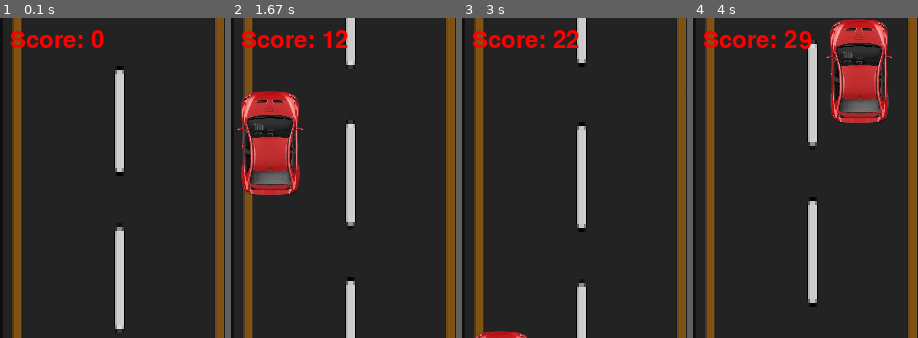
Above: before the commit, frames 1-4 (left to right).
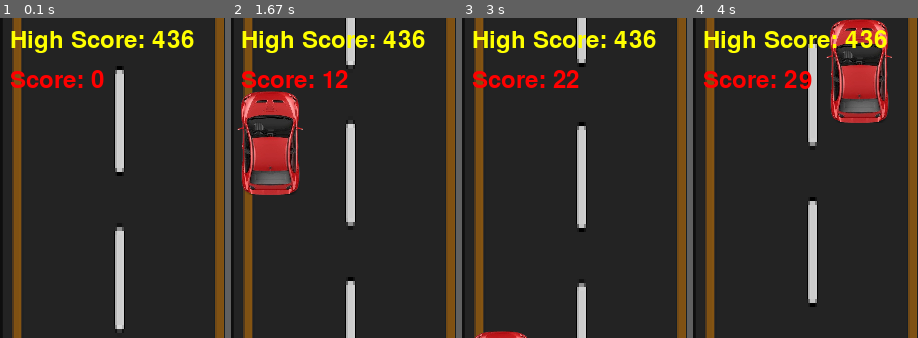
Above: after the commit, the same moments.

Repository: Ryan-Coding/Motorcycle_Pygame
Game: pygame game, started from motorcycle_dodge.py
The game is run twice, just before and just after one commit, with the same random seed, the same clock (stepped at 60 frames per second) and the same inputs.
Inputs:
- Up to frame 1 (0.1 s): no input
- Up to frame 2 (1.67 s): hold Right 0.33-0.8 s; hold Right 0.88-1.35 s; hold Left from 1.38 s (still down)
- Up to frame 3 (3 s): release Left at 1.92 s; hold Left 1.95-2.35 s; hold Right from 2.38 s (still down)
- Up to frame 4 (4 s): release Right at 3.02 s; hold Left 3.05-3.52 s; hold Right from 3.55 s (still down)
The pictures show only the part of the screen within x 0-50%, y 0-50%; the shares and areas given below are measured in that part.

The runs differ from the first frame. In frame 1, 3.8% of the frame differs, in the area x 4-87%, y 3-22%; in frame 2, 3.9%; in frame 3, 4.1%; in frame 4, 4.1%, in the area x 4-87%, y 3-23%.

Commit message:
Game has scoreboard and better game over screen

Diff:
--- /dev/null
+++ b/high_score.json
@@ -0,0 +1 @@
+{"scores": [{"score": 436, "name": "RYAN"}, {"score": 426, "name": "Ryan"}, {"score": 411, "name": "Player"}]}
--- a/motorcycle_dodge.py
+++ b/motorcycle_dodge.py
@@ -2,6 +2,7 @@
 import random
 import sys
 import os
+import json
 
 # Initialize Pygame
 pygame.init()
@@ -45,6 +46,123 @@
 score = 0
 font = pygame.font.SysFont(None, 36)
 score_counter = 0  # Counter for slower score increment
+
+# High score system
+HIGH_SCORE_FILE = "high_score.json"
+
+def load_high_scores():
+    try:
+        with open(HIGH_SCORE_FILE, 'r') as f:
+            data = json.load(f)
+            # Handle both old format (just scores) and new format (scores with names)
+            scores_data = data.get('scores', [])
+            if scores_data and isinstance(scores_data[0], dict):
+                # New format: list of dictionaries with 'score' and 'name'
+                return scores_data
+            else:
+                # Old format: just list of scores, convert to new format
+                return [{'score': score, 'name': 'Player'} for score in scores_data]
+    except (FileNotFoundError, json.JSONDecodeError):
+        return []
+
+def save_high_scores(scores):
+    with open(HIGH_SCORE_FILE, 'w') as f:
+        json.dump({'scores': scores}, f)
+
+def get_player_name(score):
+    """Get player name input for top 3 scores"""
+    # Create a simple text input screen
+    input_screen = pygame.display.set_mode((WIDTH, HEIGHT))
+    pygame.display.set_caption("Enter Your Name")
+
+    name = ""
+    input_active = True
+    clock = pygame.time.Clock()
+
+    while input_active:
+        for event in pygame.event.get():
+            if event.type == pygame.QUIT:
+                return "Player"
+            elif event.type == pygame.KEYDOWN:
+                if event.key == pygame.K_RETURN:
+                    if name.strip():  # Only accept if name is not empty
+                        return name.strip()
+                elif event.key == pygame.K_BACKSPACE:
+                    name = name[:-1]
+                elif event.key == pygame.K_ESCAPE:
+                    return "Player"
+                elif len(name) < 12:  # Limit name length
+                    # Only allow letters, numbers, and spaces
+                    if event.unicode.isalnum() or event.unicode == ' ':
+                        name += event.unicode
+
+        # Draw input screen
+        input_screen.fill((0, 0, 0))
+
+        # Draw background road
+        input_screen.blit(road_img, (0, 0))
+
+        # Draw title
+        title_font = pygame.font.SysFont(None, 48)
+        title_surface = title_font.render("NEW HIGH SCORE!", True, (255, 255, 0))
+        title_rect = title_surface.get_rect(center=(WIDTH // 2, HEIGHT // 2 - 100))
+        input_screen.blit(title_surface, title_rect)
+
+        # Draw score
+        score_font = pygame.font.SysFont(None, 36)
+        score_surface = score_font.render(f"Score: {score}", True, (255, 255, 255))
+        score_rect = score_surface.get_rect(center=(WIDTH // 2, HEIGHT // 2 - 50))
+        input_screen.blit(score_surface, score_rect)
+
+        # Draw input prompt
+        prompt_font = pygame.font.SysFont(None, 32)
+        prompt_surface = prompt_font.render("Enter your name:", True, (255, 255, 255))
+        prompt_rect = prompt_surface.get_rect(center=(WIDTH // 2, HEIGHT // 2))
+        input_screen.blit(prompt_surface, prompt_rect)
+
+        # Draw name input box
+        input_font = pygame.font.SysFont(None, 40)
+        input_surface = input_font.render(name + "|", True, (255, 255, 255))
+        input_rect = input_surface.get_rect(center=(WIDTH // 2, HEIGHT // 2 + 40))
+        input_screen.blit(input_surface, input_rect)
+
+        # Draw instructions
+        instruction_font = pygame.font.SysFont(None, 24)
+        instruction1 = instruction_font.render("Press ENTER to save", True, (200, 200, 200))
+        instruction2 = instruction_font.render("Press ESC to skip", True, (200, 200, 200))
+        inst1_rect = instruction1.get_rect(center=(WIDTH // 2, HEIGHT // 2 + 80))
+        inst2_rect = instruction2.get_rect(center=(WIDTH // 2, HEIGHT // 2 + 100))
+        input_screen.blit(instruction1, inst1_rect)
+        input_screen.blit(instruction2, inst2_rect)
+
+        pygame.display.flip()
+        clock.tick(60)
+
+    return "Player"
+
+def add_score_to_leaderboard(score):
+    scores = load_high_scores()
+
+    # Check if this score qualifies for top 3
+    score_values = [entry['score'] for entry in scores]
+    is_top_3 = len(scores) < 3 or score > min(score_values)
+
+    if is_top_3:
+        # Get player name
+        player_name = get_player_name(score)
+        # Add new score
+        scores.append({'score': score, 'name': player_name})
+        # Sort by score (descending)
+        scores.sort(key=lambda x: x['score'], reverse=True)
+        # Keep only top 3
+        scores = scores[:3]
+        save_high_scores(scores)
+
+    return scores
+
+# Load existing high scores
+high_scores = load_high_scores()
+high_score = high_scores[0]['score'] if high_scores else 0
 
 # Load sounds
 crash_sound = pygame.mixer.Sound('crash.wav')
@@ -138,12 +256,26 @@
                 road_speed += 1
                 car_speed += 1
     score_surface = font.render(f"Score: {score}", True, (255, 0, 0))
-    screen.blit(score_surface, (10, 10))
+    high_score_surface = font.render(f"High Score: {high_score}", True, (255, 255, 0))
+    screen.blit(high_score_surface, (10, 10))
+    screen.blit(score_surface, (10, 50))
 
     if collision:
         crash_sound.play()
         pygame.mixer.music.stop()
         print("Game Over!")
+
+        # Check and update high scores
+        old_high_score = high_score
+        high_scores = add_score_to_leaderboard(score)
+        high_score = high_scores[0]['score'] if high_scores else 0
+
+        # Check if this is a new high score
+        if score > old_high_score:
+            new_high_score = True
+        else:
+            new_high_score = False
+
         # Game Over screen
         game_over = True
         flash = True
@@ -153,30 +285,122 @@
                 if event.type == pygame.QUIT:
                     game_over = False
                     running = False
+                elif event.type == pygame.KEYDOWN:
+                    if event.key == pygame.K_ESCAPE:  # Exit with ESC key
+                        game_over = False
+                        running = False
+                    elif event.key == pygame.K_r:  # Restart with R key
+                        # Reset game state
+                        score = 0
+                        score_counter = 0
+                        road_speed = base_road_speed
+                        car_speed = base_car_speed
+                        cars = []
+                        spawn_timer = 0
+                        player_x = WIDTH // 2 - player_width // 2
+                        player_y = HEIGHT - player_height - 10
+                        road_y1 = 0
+                        road_y2 = -HEIGHT
+                        # Restart music
+                        pygame.mixer.music.play(-1)
+                        game_over = False
+                        break
             # Redraw the last frame
             screen.blit(road_img, (0, road_y1))
             screen.blit(road_img, (0, road_y2))
             for car in cars:
                 screen.blit(car_img, (car.x, car.y))
             screen.blit(motorcycle_img, (player_x, player_y))
-            score_surface = font.render(f"Score: {score}", True, (255, 0, 0))
-            screen.blit(score_surface, (10, 10))
+            # Don't show the score/high score in top left during game over screen
             # Flashing GAME OVER text
             flash_timer += 1
             game_over_font = pygame.font.SysFont(None, 72)
             final_score_font = pygame.font.SysFont(None, 48)
-            # Draw the score (always visible)
+            restart_font = pygame.font.SysFont(None, 36)
+            # Draw GAME OVER (flashing) - moved higher
+            if (flash_timer // 30) % 2 == 0:
+                game_over_font_large = pygame.font.SysFont(None, 96)  # Increased from 72 to 96
+                game_over_surface = game_over_font_large.render("GAME OVER", True, (255, 0, 0))
+                game_over_rect = game_over_surface.get_rect(center=(WIDTH // 2, HEIGHT // 2 - 150))
+                screen.blit(game_over_surface, game_over_rect)
+
+            # Draw the score (always visible) - moved higher
             final_score_surface = final_score_font.render(f"Score: {score}", True, (255, 0, 0))
-            final_score_rect = final_score_surface.get_rect(center=(WIDTH // 2, HEIGHT // 2 + 60))
+            final_score_rect = final_score_surface.get_rect(center=(WIDTH // 2, HEIGHT // 2 - 80))
             screen.blit(final_score_surface, final_score_rect)
-            # Draw GAME OVER (flashing)
-            if (flash_timer // 30) % 2 == 0:
-                game_over_surface = game_over_font.render("GAME OVER", True, (255, 0, 0))
-                game_over_rect = game_over_surface.get_rect(center=(WIDTH // 2, HEIGHT // 2))
-                screen.blit(game_over_surface, game_over_rect)
+
+            # Draw HIGH SCORE sign under the score if new high score
+            if new_high_score:
+                high_score_surface = final_score_font.render("HIGH SCORE!", True, (255, 255, 0))  # Yellow
+                high_score_rect = high_score_surface.get_rect(center=(WIDTH // 2, HEIGHT // 2 - 30))
+                screen.blit(high_score_surface, high_score_rect)
+
+            # Draw top 3 leaderboard - bigger font and moved higher
+            leaderboard_font = pygame.font.SysFont(None, 36)  # Increased from 28 to 36
+            leaderboard_title = leaderboard_font.render("TOP 3 RECORDS", True, (255, 255, 255))
+            title_rect = leaderboard_title.get_rect(center=(WIDTH // 2, HEIGHT // 2 + 30))
+            screen.blit(leaderboard_title, title_rect)
+
+            # Display top 3 scores with medal colors - bigger spacing
+            current_position = -1  # Track which position the current score is in
+            score_font_large = pygame.font.SysFont(None, 48)  # Larger font for scores
+            for i in range(3):
+                if i < len(high_scores):
+                    # Show actual score with medal colors
+                    if high_scores[i]['score'] == score:
+                        current_position = i  # Remember the position
+                        color = (255, 215, 0) if i == 0 else (192, 192, 192) if i == 1 else (205, 127, 50)  # Use medal color
+                    elif i == 0:
+                        color = (255, 215, 0)  # Gold for 1st place
+                    elif i == 1:
+                        color = (192, 192, 192)  # Silver for 2nd place
+                    elif i == 2:
+                        color = (205, 127, 50)  # Bronze for 3rd place
+                    score_text = f"{i+1}. {high_scores[i]['name']} - {high_scores[i]['score']}"
+                else:
+                    # Show blank for missing score
+                    color = (100, 100, 100)  # Gray color for blanks
+                    score_text = f"{i+1}. ---"
+
+                score_surface = score_font_large.render(score_text, True, color)
+                score_rect = score_surface.get_rect(center=(WIDTH // 2, HEIGHT // 2 + 80 + i * 45))  # Increased spacing from 35 to 45
+                screen.blit(score_surface, score_rect)
+
+            # Draw flashing red arrow pointing to current position
+            if current_position >= 0 and (flash_timer // 15) % 2 == 0:  # Flash every 15 frames (faster than GAME OVER)
+                # Calculate arrow position based on the actual text width
+                current_score_text = f"{current_position+1}. {high_scores[current_position]['name']} - {high_scores[current_position]['score']}"
+                text_surface = score_font_large.render(current_score_text, True, (255, 255, 255))
+                text_width = text_surface.get_width()
+
+                # Position arrow to the left of the text, with some spacing
+                arrow_x = WIDTH // 2 - text_width // 2 - 40  # 40 pixels to the left of text start
+                arrow_y = HEIGHT // 2 + 80 + current_position * 45  # Updated to match new spacing
+
+                # Draw arrow as a triangle pointing right, size of one line
+                arrow_size = 30  # Increased size to match larger score text
+                arrow_points = [
+                    (arrow_x, arrow_y),                    # tip
+                    (arrow_x - arrow_size, arrow_y - 12),  # upper back (increased from 8 to 12)
+                    (arrow_x - arrow_size + 8, arrow_y),   # middle back (increased from 5 to 8)
+                    (arrow_x - arrow_size, arrow_y + 12)   # lower back (increased from 8 to 12)
+                ]
+                pygame.draw.polygon(screen, (255, 0, 0), arrow_points)
+
+            # Draw restart instruction (always visible) - larger and moved higher
+            restart_font_large = pygame.font.SysFont(None, 48)  # Increased from 36 to 48
+            restart_surface = restart_font_large.render("Press R to Restart", True, (255, 255, 255))
+            restart_rect = restart_surface.get_rect(center=(WIDTH // 2, HEIGHT // 2 + 250))
+            screen.blit(restart_surface, restart_rect)
+
+            # Draw exit instruction
+            exit_surface = restart_font_large.render("ESC to Exit", True, (255, 255, 255))
+            exit_rect = exit_surface.get_rect(center=(WIDTH // 2, HEIGHT // 2 + 300))
+            screen.blit(exit_surface, exit_rect)
             pygame.display.flip()
             pygame.time.delay(33)  # ~30 FPS for flashing
-        break
+        if game_over:  # If we didn't restart, break out of main loop
+            break
 
     pygame.display.flip()
 
Not shown, changed: Background.wav
